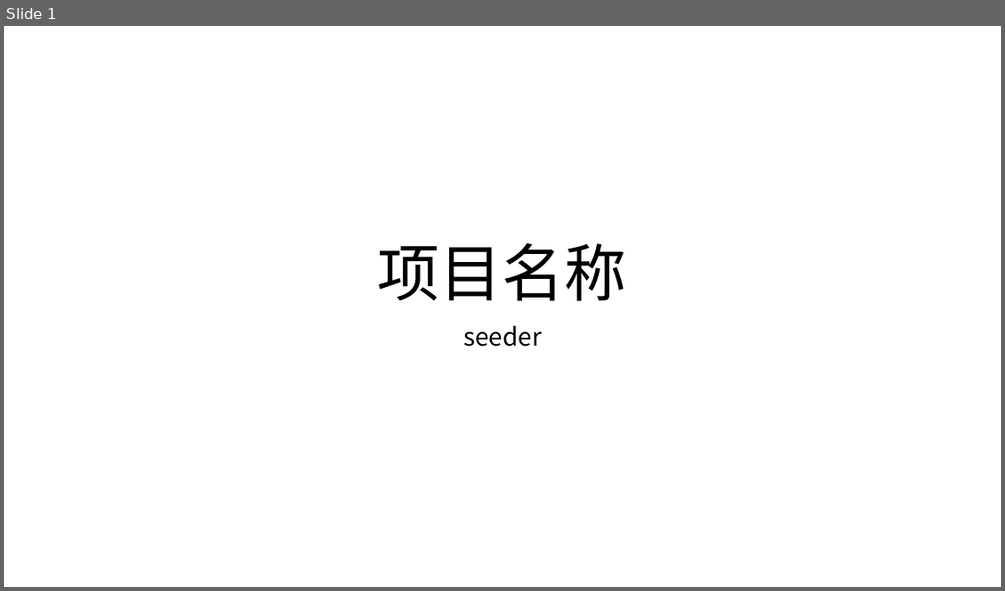
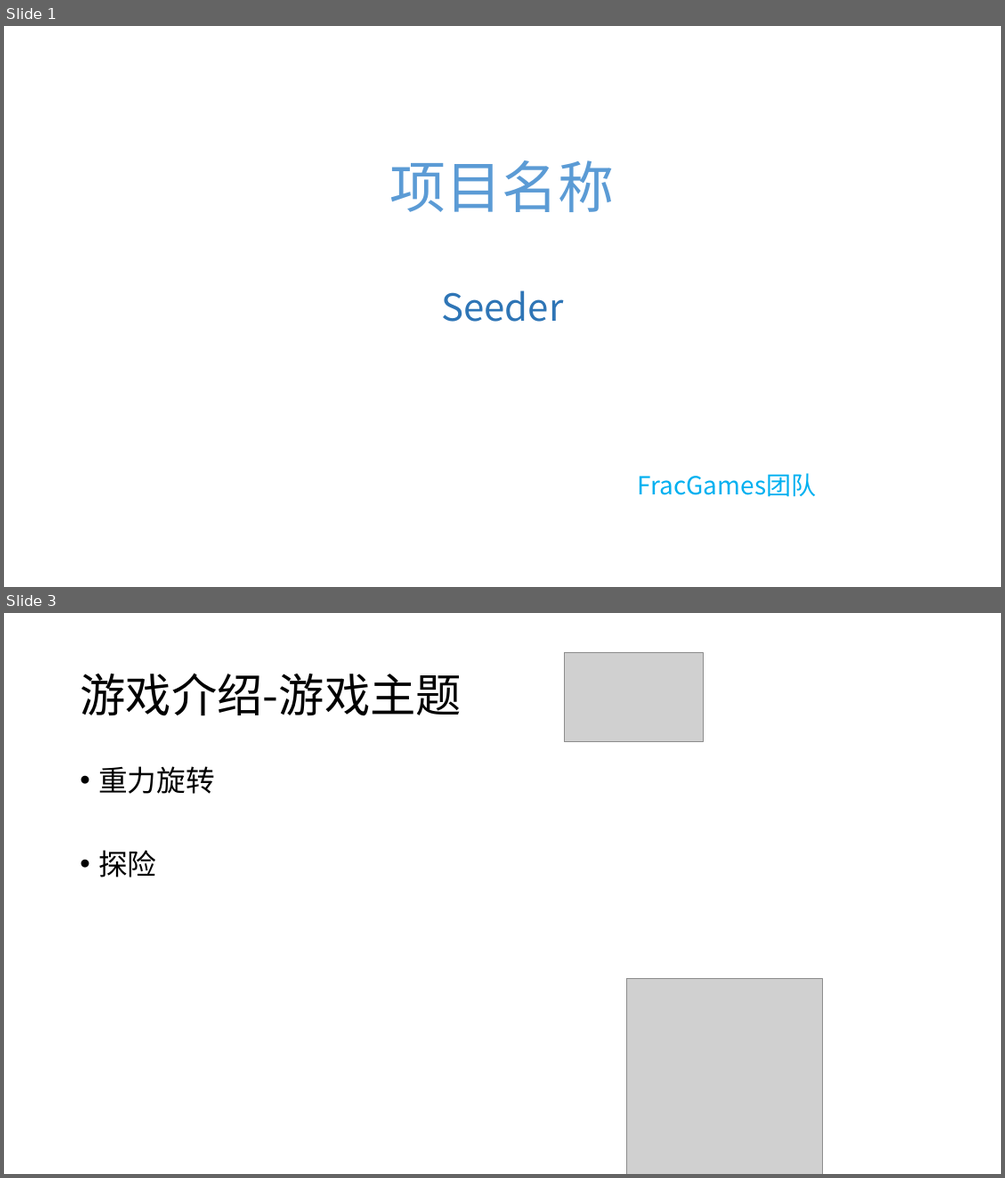
Before and after one commit to fracgames/fracgames.github.io, a slide deck: Presentation/Presentation.pptx. Shown one above the other, each under a label of ours: slide 1 before the commit, slides 1 and 3 after it; the slides between them are not shown. The pictures are 1005x591 and 1005x1178 pixels, drawn with LibreOffice and Linux fonts; fonts in the diff are those of the drawing; grey boxes stand for pictures. Boxes give left, top, right and bottom in pixels: in the first picture for what was removed or moved away, otherwise in the second. Text is boxed around its words. In the diff, an @@ line names an element or a change of style, - is before the commit and + after.

```diff
--- a/Presentation/Presentation.pptx
+++ b/Presentation/Presentation.pptx
@@ slide 3 added at <box>4,613,1001,1174</box>, background #FFFFFF @@
@@ picture added at <box>564,652,704,742</box> @@
@@ title added at <box>80,673,461,716</box>, 44 pt, text #000000 @@
+游戏介绍-游戏主题
@@ text added at <box>98,766,215,877</box>, 28 pt, text #000000 @@
+• 重力旋转
+• 探险
@@ picture added at <box>627,978,823,1174</box> @@
@@ slide 1 changed as well @@
@@ text "项目名称": place and size @@
-text "项目名称" at <box>378,243,627,301</box>
+text "项目名称" at <box>390,160,615,212</box>
@@ text "项目名称" at <box>390,160,615,212</box>: size 60 to 54 pt, text colour #000000 to gradient #1F4E79 to #5B9BD5 to #9DC3E6; line spacing 0.9 to 1; vertical alignment bottom to top @@
@@ subtitle at <box>441,290,817,497</box>: text changed; text colour #000000 to #00B0F0 @@
-seeder
+Seeder
+FracGames团队
```
Also in this commit, not shown: 7 other slides added, 5 slides removed, 1 other file.
